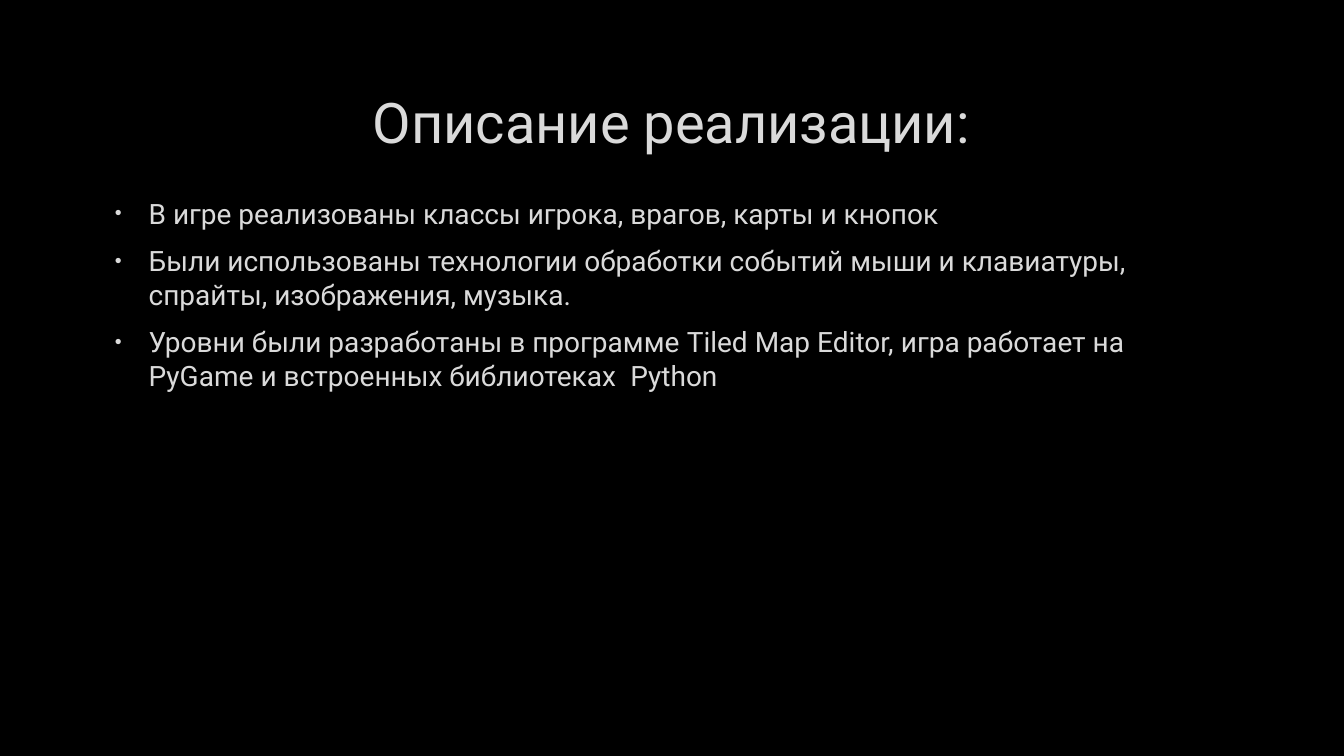
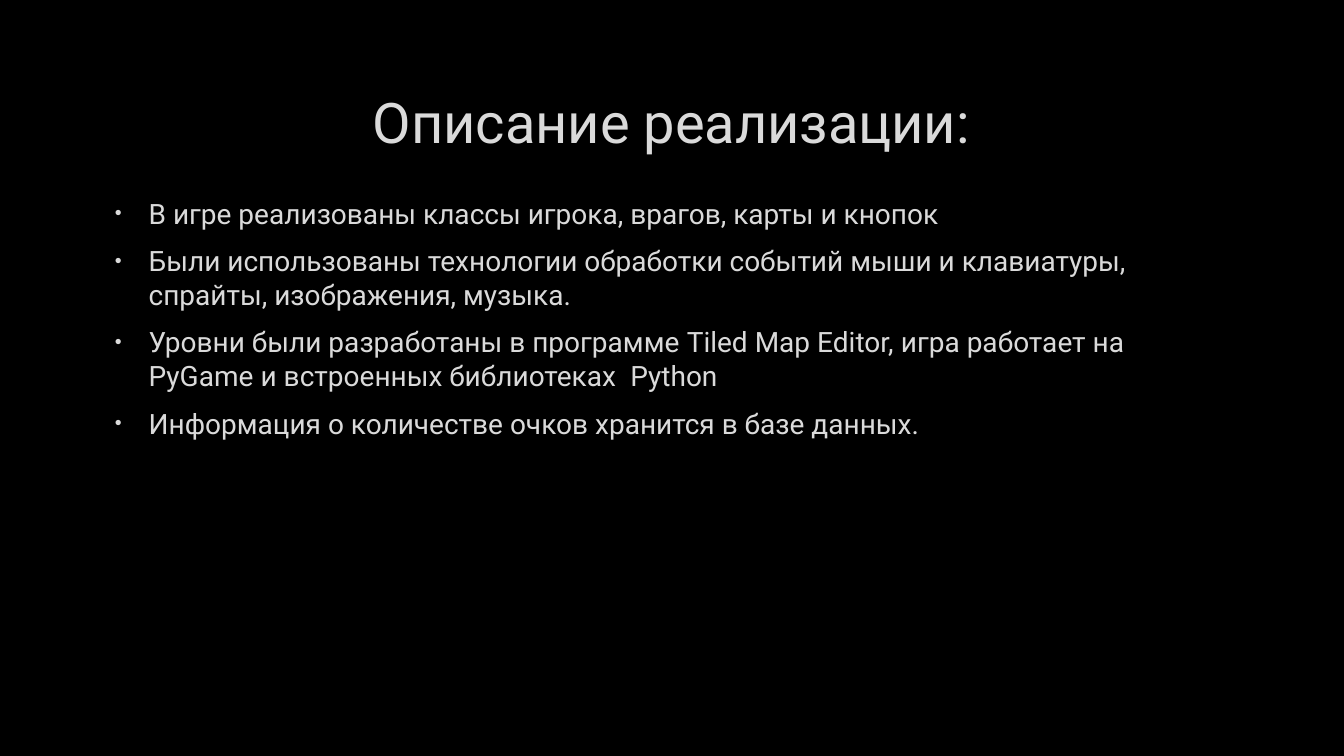
Before and after one commit to TheVex/Gitflow, a slide deck: slide 3 of Проект PyGame.pptx. Drawn at 1344x756 pixels with LibreOffice and Linux fonts; fonts in the diff are those of the drawing; background and template pictures are left out. Boxes give left, top, right and bottom in pixels: in the first picture for what was removed or moved away, otherwise in the second. Text is boxed around its words. In the diff, an @@ line names an element or a change of style, - is before the commit and + after.

```diff
--- a/Проект PyGame.pptx
+++ b/Проект PyGame.pptx
@@ text at (149,412,919,440): paragraph added @@
+• Информация о количестве очков хранится в базе данных.
```
Also in this commit, not shown: 2 other slides changed, 1 other file.
